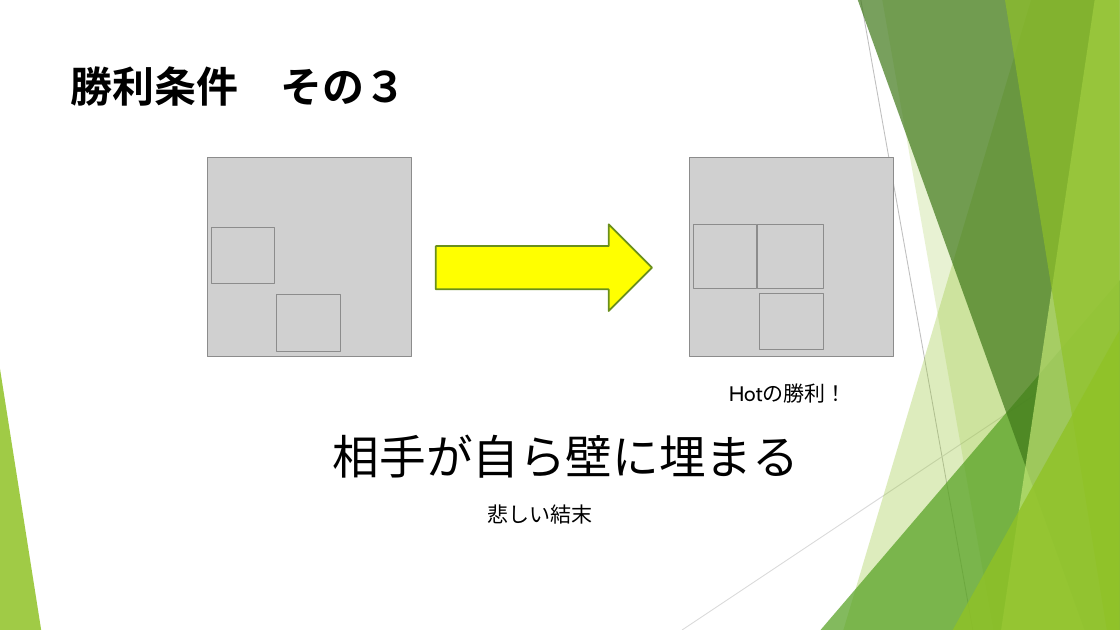
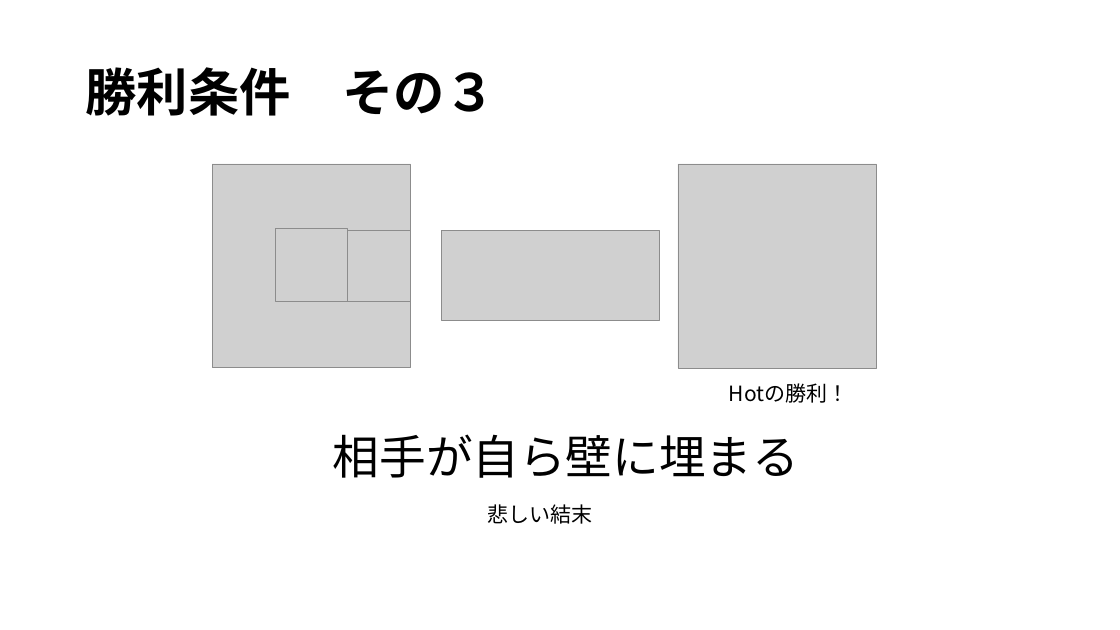
Before and after one commit to noko1024/ChaserDoc, a slide deck: slide 11 of New_U-16.pptx (slide 12 before the commit). Drawn at 1120x630 pixels with LibreOffice and Linux fonts; fonts in the diff are those of the drawing; grey boxes stand for pictures. Boxes give left, top, right and bottom in pixels: in the first picture for what was removed or moved away, otherwise in the second. Text is boxed around its words. In the diff, an @@ line names an element or a change of style, - is before the commit and + after.

```diff
--- a/New_U-16.pptx
+++ b/New_U-16.pptx
@@ title "勝利条件 その３": place and size @@
-title "勝利条件 その３" at <box>71,66,407,106</box>
+title "勝利条件 その３" at <box>85,67,496,116</box>
@@ title "勝利条件 その３" at <box>85,67,496,116</box>: size 36 to 44 pt, font Cabin to Noto Sans CJK JP; line spacing 1 to 0.9; vertical alignment top to middle @@
@@ picture: place and size @@
-picture at <box>208,157,413,357</box>
+picture at <box>213,164,411,368</box>
@@ picture: place and size @@
-picture at <box>689,157,894,357</box>
+picture at <box>678,164,876,368</box>
@@ picture removed at <box>211,227,275,283</box> @@
@@ picture added at <box>276,229,348,301</box> @@
@@ picture added at <box>340,230,411,301</box> @@
@@ right arrow removed at <box>436,224,652,311</box> @@
@@ picture added at <box>441,230,659,320</box> @@
@@ picture removed at <box>693,224,757,288</box> @@
@@ picture removed at <box>757,225,823,289</box> @@
@@ picture removed at <box>276,295,340,351</box> @@
@@ picture removed at <box>760,293,823,350</box> @@
@@ group removed at <box>0,0,1120,630</box>: 5 freeform shapes, 3 triangles, 2 lines @@
@@ text "Hotの勝利！" at <box>729,383,849,403</box>: font Cabin to Noto Sans CJK JP @@
```
Also in this commit, not shown: 18 other slides changed, 1 slide added, 3 slides removed.
